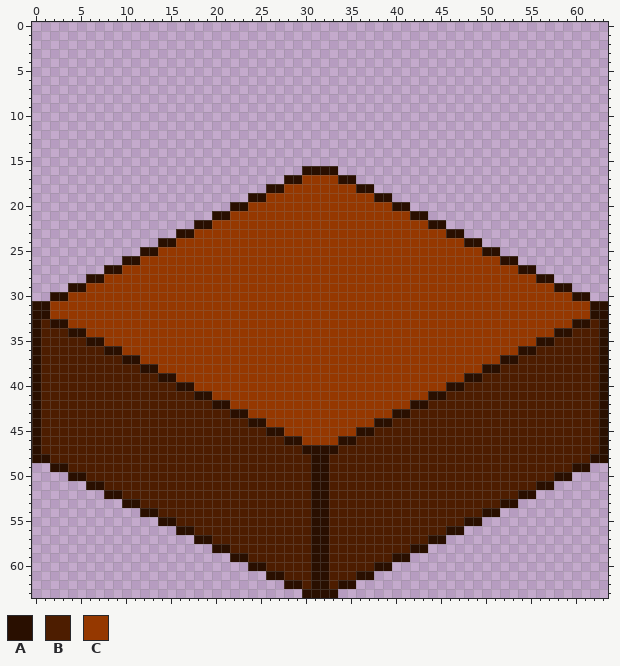
Two versions of one pixel-art sprite, volition/adv_of_mark/assets/image/tiles/brickfloor.png. Above is the file before it was changed.
The file is 64x64 pixels. Pixels under 10% opacity are left out.
Palette (. is transparent): A #290f00  B #4d1d00  C #953800
And afterwards:
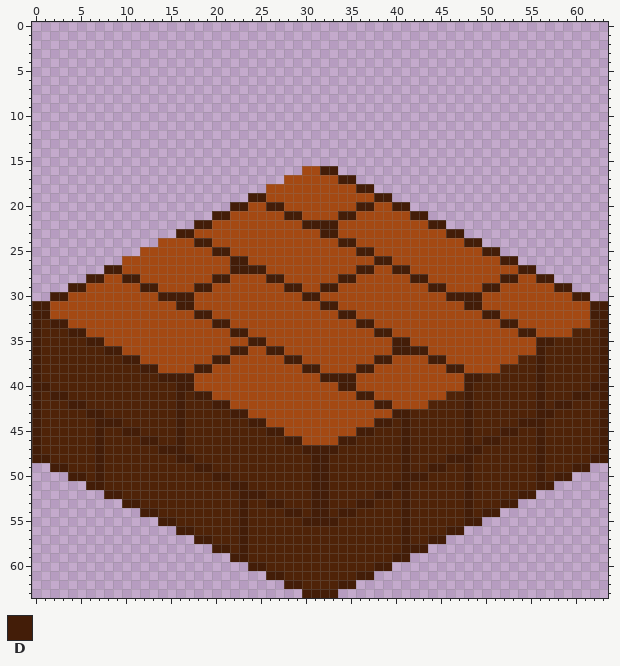
Colours new in this view: D #431d08
From old to new:
colour B: #4d1d00 -> #4f2308
colour C: #953800 -> #a44913
Changed rows in their new state; - is a pixel that keeps its letter.
first column x 0:
16 ------------------------------CCDD------------------------------
17 ----------------------------CC----DD----------------------------
18 --------------------------CC--------DD--------------------------
19 ------------------------DD------------DD------------------------
20 ----------------------DD--DD--------DD--DD----------------------
21 --------------------DD------DD----DD------DD--------------------
22 ------------------DD----------DDDD----------DD------------------
23 ----------------DD--------------DD------------DD----------------
24 --------------CC--DD--------------DD------------DD--------------
25 ------------CC------DD--------------DD------------DD------------
26 ----------CC----------DD--------------DD------------DD----------
27 --------DD------------DDDD----------DD--DD------------DD--------
28 ------DD--DD--------DD----DD------DD------DD--------DD--DD------
29 ----DD------DD----DD--------DD--DD----------DD----DD------DD----
30 --DD----------DDDD------------DD--------------DDDD----------DD--
31 DD--------------DD--------------DD--------------DD------------DD
32 DD----------------DD--------------DD--------------DD----------DD
33 D-DD----------------DD--------------DD--------------DD------CC-D
34 D---DD----------------DD--------------DD--------------DD--CC---D
35 D-----DD----------------DD--------------DD--------------DD-----D
36 D-------DD------------DD--DD------------DDDD----------CCD------D
37 D---------DD--------DD------DD--------DD----DD------CC--D------D
38 D-----------DD----DD----------DD----DD--------DD--CC----D------D
39 D-------------DDDD--------------DDDD------------DD------D------D
40 DD--------------DD----------------DD----------CCD-------D-----DD
41 D-DD------------D-DD----------------DD------CC--D-------D---DD-D
42 D---DD----------D---DD----------------DD--CC----D-------D-DD---D
43 D-----DD--------D-----DD----------------DD------D-------DD-----D
44 D------DDD------D-------DD------------DD-D------D-----DDD------D
45 D------D--DD----D---------DD--------DD---D------D---DD--D------D
46 D------D----DD--D-----------DD----DD-----D------D-DD----D------D
47 D------D------DDD-------------DDDD-------D------DD------D------D
48 DD-----D--------DD-------------DD--------D----DDD-------D-----DD
49 --DD---D----------DD-----------DD--------D--DD--D-------D---DD--
50 ----DD-D------------DD---------DD--------DDD----D-------D-DD----
51 ------DD--------------DD-------DD-------DD------D-------DD------
52 --------DD-------------DDD-----DD-----DD-D------D-----DD--------
53 ----------DD-----------D--DD---DD---DD---D------D---DD----------
54 ------------DD---------D----DD-DD-DD-----D------D-DD------------
55 --------------DD-------D------DDDD-------D------DD--------------
56 ----------------DD-----D-------BB--------D----DD----------------
57 ------------------DD---D-------BB--------D--DD------------------
58 --------------------DD-D-------BB--------DDD--------------------
59 ----------------------DD-------BB-------DD----------------------
60 ------------------------DD-----BB-----DD------------------------
61 --------------------------DD---BB---DD--------------------------
62 ----------------------------DD-BB-DD----------------------------
63 ------------------------------DDDD------------------------------
